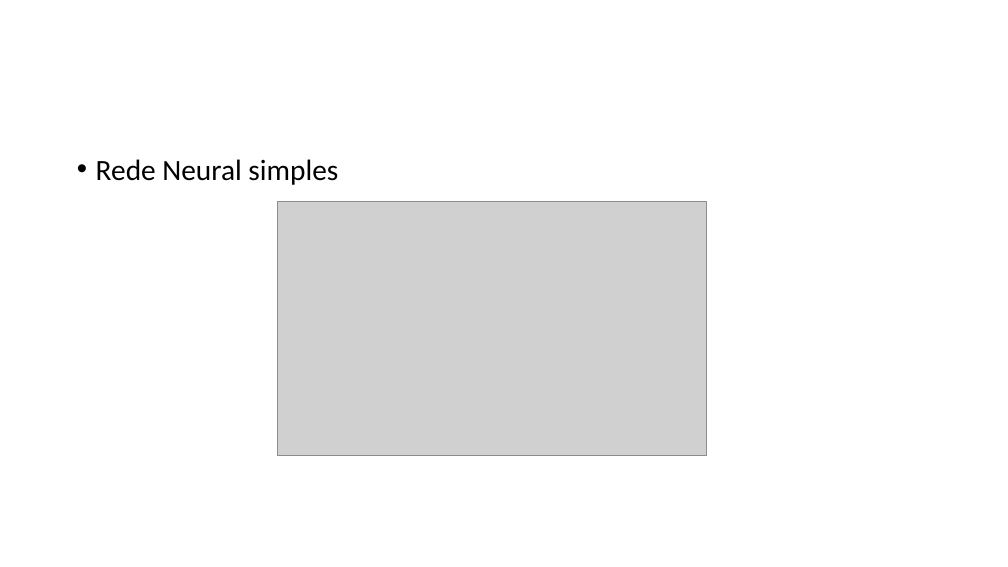
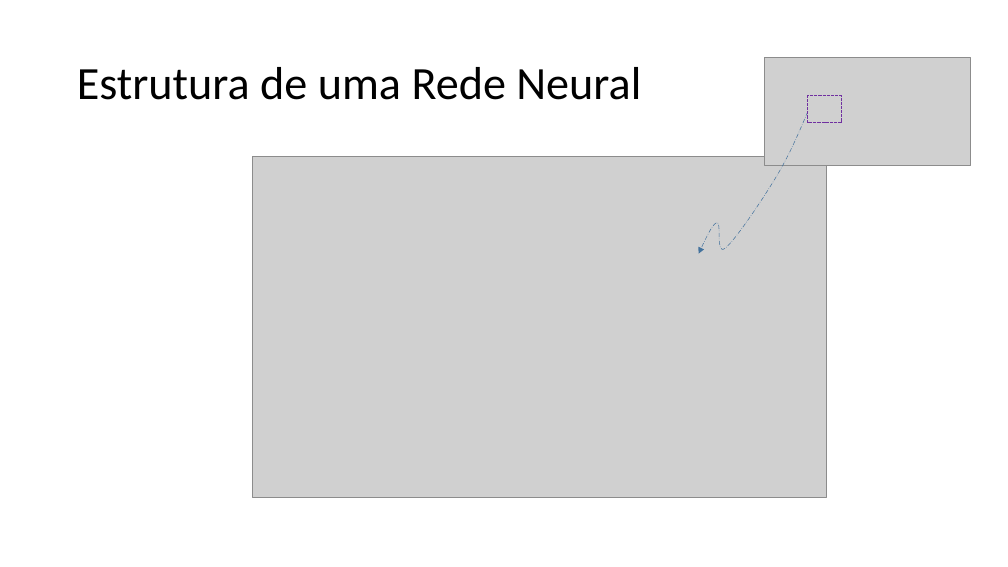
Before and after one commit to jairoalves/backpropagation, a slide deck: slide 6 of oficina de backpropagation/Apresentação_Equações.pptx (slide 8 before the commit). Drawn at 1008x567 pixels with LibreOffice and Linux fonts; fonts in the diff are those of the drawing; grey boxes stand for pictures. Boxes give left, top, right and bottom in pixels: in the first picture for what was removed or moved away, otherwise in the second. Text is boxed around its words. In the diff, an @@ line names an element or a change of style, - is before the commit and + after.

Commit message:
Pronto até a expl backprop em grafo computacional
Falta entrar na backprop em uma rede neural e dar exemplos
contextualização
conclusões

```diff
--- a/oficina de backpropagation/Apresentação_Equações.pptx
+++ b/oficina de backpropagation/Apresentação_Equações.pptx
@@ picture added at (x1=765, y1=57, x2=971, y2=166) @@
@@ title added at (x1=77, y1=67, x2=641, y2=100), 44 pt, text #000000 @@
+Estrutura de uma Rede Neural
@@ freeform shape added at (x1=699, y1=112, x2=808, y2=254), outline #43739E 0.5 pt dashed @@
@@ rectangle added at (x1=808, y1=96, x2=842, y2=123), outline #7030A0 1 pt dashed @@
@@ text removed at (x1=96, y1=159, x2=338, y2=185) @@
-• Rede Neural simples
@@ picture resized from (x1=278, y1=201, x2=706, y2=455) to (x1=252, y1=157, x2=826, y2=498) @@
```
Also in this commit, not shown: 15 slides added, 3 slides removed.
